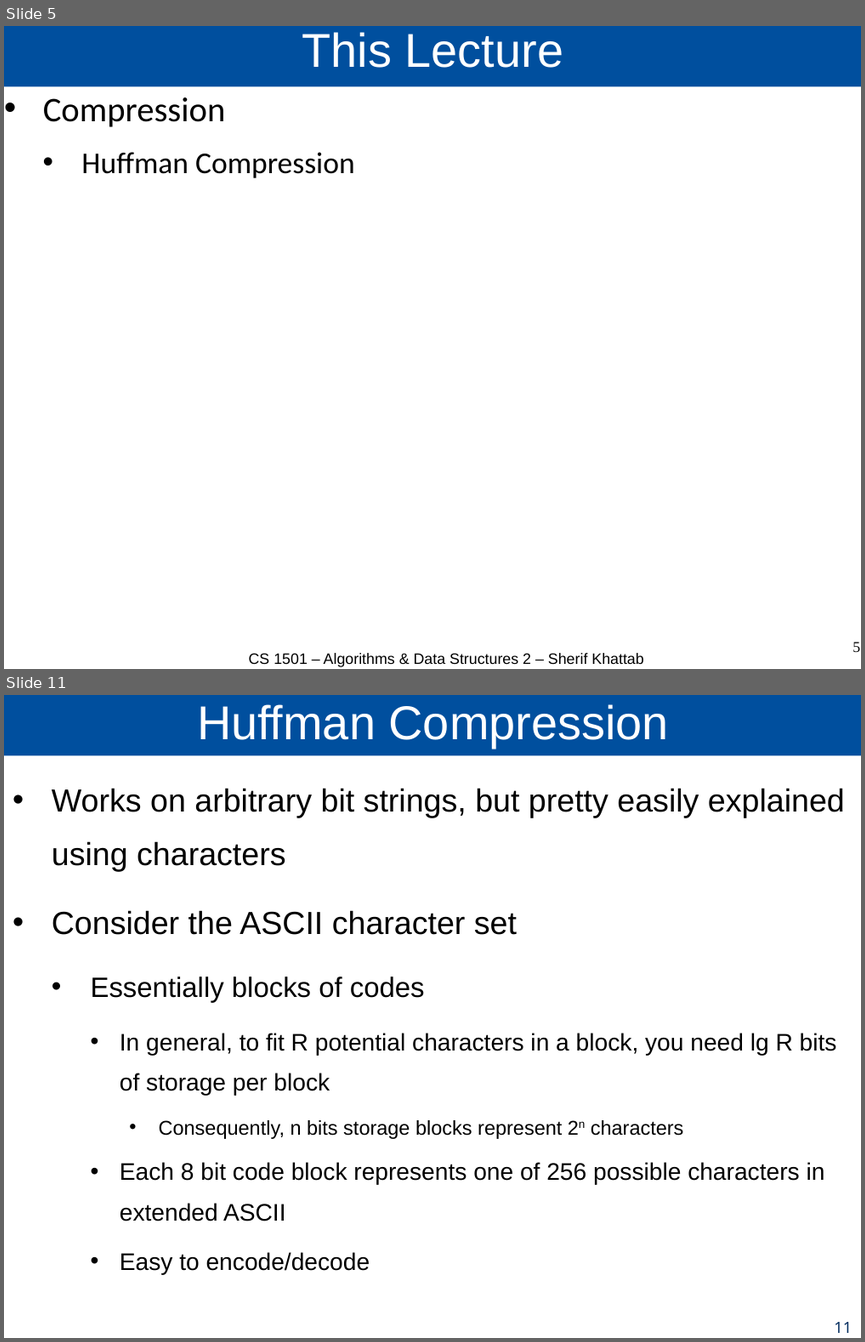
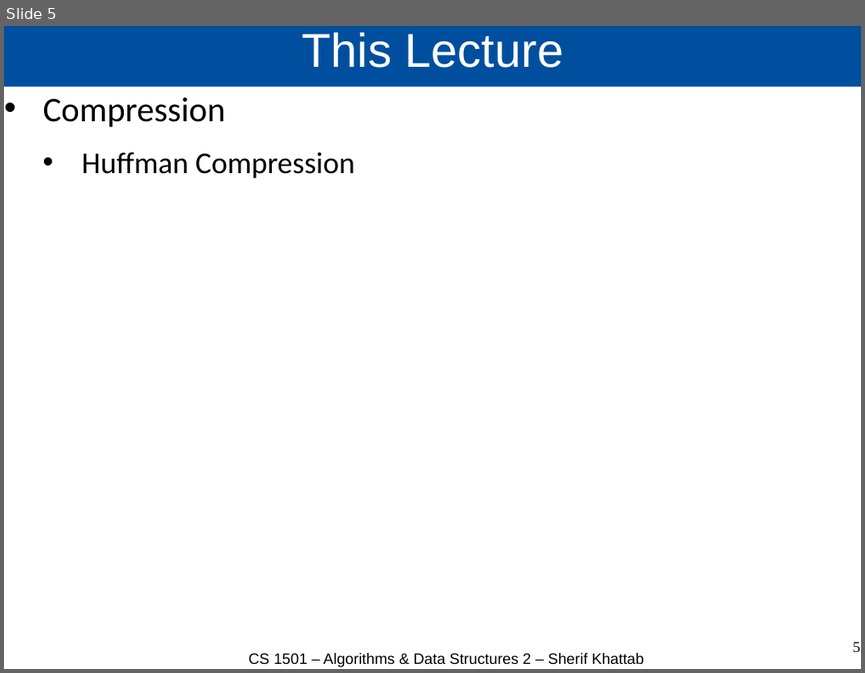
Before and after one commit to cs1501-2224/handouts, a slide deck: DraftSlides/Lecture12.pptx. Shown one above the other, each under a label of ours: slides 5 and 11 before the commit, slide 5 after it; the slides between them are not shown. The pictures are 865x1342 and 865x673 pixels, drawn with LibreOffice and Linux fonts; fonts in the diff are those of the drawing. Boxes give left, top, right and bottom in pixels: in the first picture for what was removed or moved away, otherwise in the second. Text is boxed around its words. In the diff, an @@ line names an element or a change of style, - is before the commit and + after.

```diff
--- a/DraftSlides/Lecture12.pptx
+++ b/DraftSlides/Lecture12.pptx
@@ slide 11 removed at (x1=4, y1=695, x2=861, y2=1338), background #FFFFFF @@
@@ title removed at (x1=4, y1=695, x2=861, y2=756) @@
-Huffman Compression
@@ text removed at (x1=52, y1=788, x2=845, y2=1274) @@
-• Works on arbitrary bit strings, but pretty easily explained using characters
-• Consider the ASCII character set
-  • Essentially blocks of codes
-    • In general, to fit R potential characters in a block, you need lg R bits of storage per block
-      • Consequently, n bits storage blocks represent 2n characters
-    • Each 8 bit code block represents one of 256 possible characters in extended ASCII
-    • Easy to encode/decode
@@ page number removed at (x1=834, y1=1321, x2=851, y2=1333) @@
-11
```
Also in this commit, not shown: 13 other slides removed, 4 other files.
